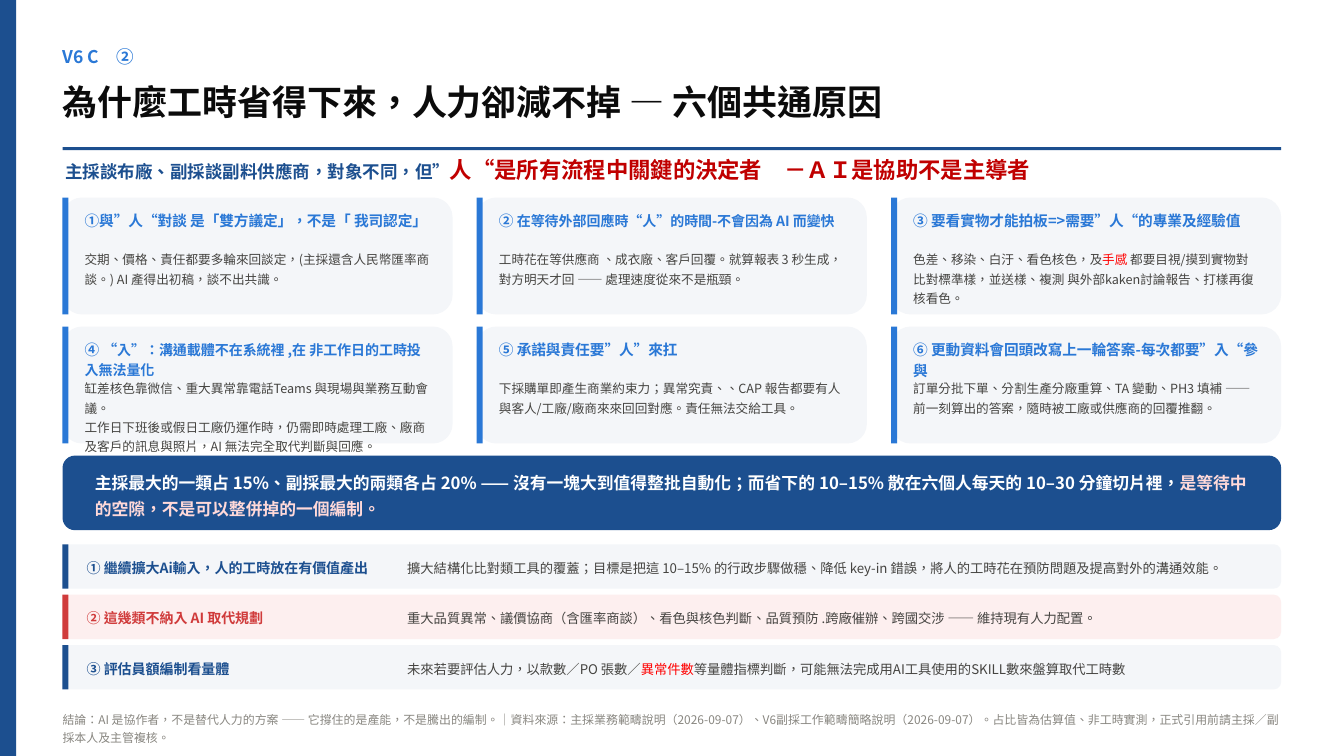
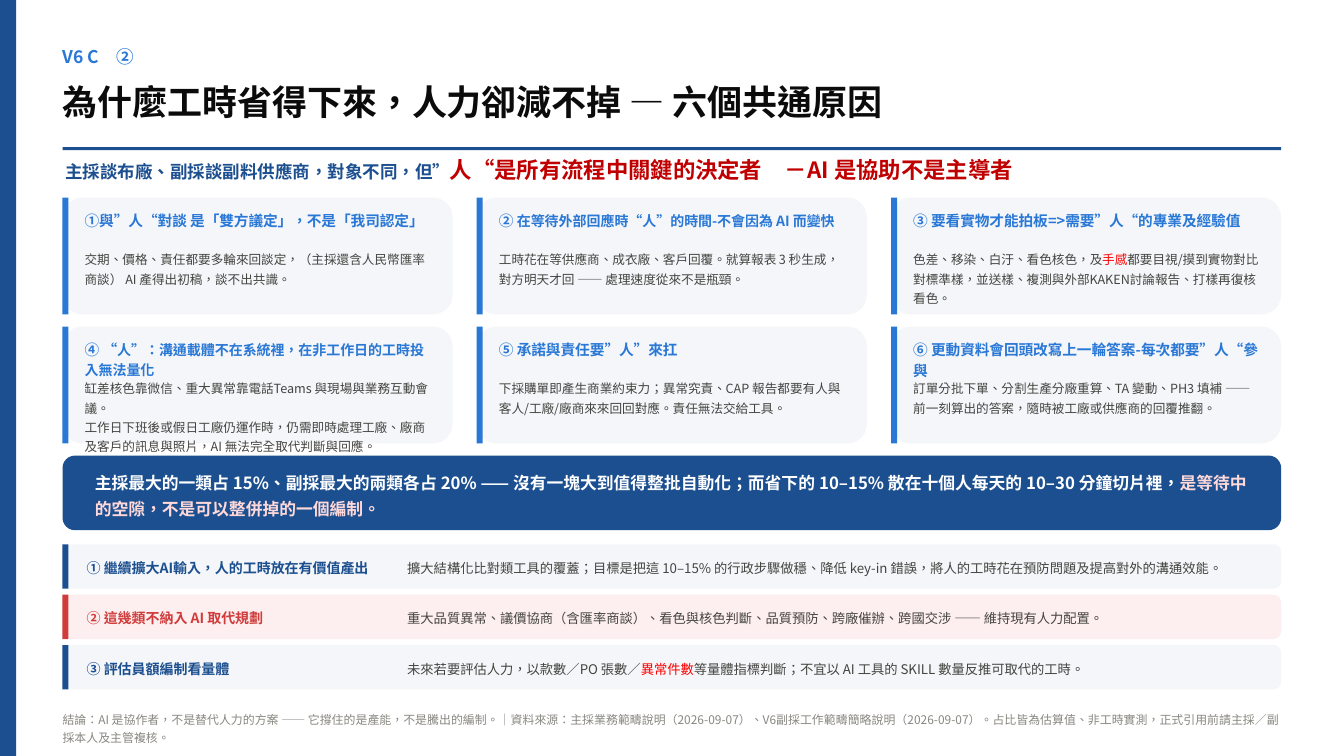
Before and after one commit to yc20054321-art/joyce, a slide deck: slide 2 of V6C_AI導入評估_20261105.pptx. Drawn at 1344x756 pixels with LibreOffice and Linux fonts; fonts in the diff are those of the drawing. Boxes give left, top, right and bottom in pixels: in the first picture for what was removed or moved away, otherwise in the second. Text is boxed around its words. In the diff, an @@ line names an element or a change of style, - is before the commit and + after.

```diff
--- a/V6C_AI導入評估_20261105.pptx
+++ b/V6C_AI導入評估_20261105.pptx
@@ text at [66,159,1013,180]: text changed @@
-主採談布廠、副採談副料供應商，對象不同，但”人“是所有流程中關鍵的決定者 －ＡＩ是協助不是主導者
+主採談布廠、副採談副料供應商，對象不同，但”人“是所有流程中關鍵的決定者 －AI 是協助不是主導者
@@ text at [85,213,424,228]: spaces changed @@
-①與”人“對談 是「雙方議定」，不是「 我司認定」
+①與”人“對談 是「雙方議定」，不是「我司認定」
@@ text at [85,253,425,285]: text changed @@
-交期、價格、責任都要多輪來回談定，(主採還含人民幣匯率商談。) AI 產得出初稿，談不出共識。
+交期、價格、責任都要多輪來回談定，（主採還含人民幣匯率商談） AI 產得出初稿，談不出共識。
@@ text at [499,253,839,285]: spaces changed @@
-工時花在等供應商 、成衣廠、客戶回覆。就算報表 3 秒生成，對方明天才回 —— 處理速度從來不是瓶頸。
+工時花在等供應商、成衣廠、客戶回覆。就算報表 3 秒生成，對方明天才回 —— 處理速度從來不是瓶頸。
@@ text at [913,253,1258,304]: text changed @@
-色差、移染、白汙、看色核色，及手感 都要目視/摸到實物對比對標準樣，並送樣、複測 與外部kaken討論報告、打樣再復核看色。
+色差、移染、白汙、看色核色，及手感都要目視/摸到實物對比對標準樣，並送樣、複測與外部KAKEN討論報告、打樣再復核看色。
@@ text at [85,342,425,377]: text changed @@
-④ “入”：溝通載體不在系統裡 ,在 非工作日的工時投入無法量化
+④ “人”：溝通載體不在系統裡，在非工作日的工時投入無法量化
@@ text at [913,342,1258,377]: text changed @@
-⑥ 更動資料會回頭改寫上一輪答案-每次都要”入“參與
+⑥ 更動資料會回頭改寫上一輪答案-每次都要”人“參與
@@ text at [499,382,840,415]: text changed @@
-下採購單即產生商業約束力；異常究責、、CAP 報告都要有人與客人/工廠/廠商來來回回對應。責任無法交給工具。
+下採購單即產生商業約束力；異常究責、CAP 報告都要有人與客人/工廠/廠商來來回回對應。責任無法交給工具。
@@ text at [95,474,1247,517]: text changed @@
-主採最大的一類占 15%、副採最大的兩類各占 20% —— 沒有一塊大到值得整批自動化；而省下的 10–15% 散在六個人每天的 10–30 分鐘切片裡，是等待中的空隙，不是可以整併掉的一個編制。
+主採最大的一類占 15%、副採最大的兩類各占 20% —— 沒有一塊大到值得整批自動化；而省下的 10–15% 散在十個人每天的 10–30 分鐘切片裡，是等待中的空隙，不是可以整併掉的一個編制。
@@ text at [87,561,369,575]: text changed @@
-① 繼續擴大Ai輸入，人的工時放在有價值產出
+① 繼續擴大AI輸入，人的工時放在有價值產出
@@ text at [407,612,1103,624]: text changed @@
-重大品質異常、議價協商（含匯率商談）、看色與核色判斷、品質預防 .跨廠催辦、跨國交涉 —— 維持現有人力配置。
+重大品質異常、議價協商（含匯率商談）、看色與核色判斷、品質預防、跨廠催辦、跨國交涉 —— 維持現有人力配置。
@@ text at [407,663,1084,675]: text changed @@
-未來若要評估人力，以款數／PO 張數／異常件數等量體指標判斷，可能無法完成用AI工具使用的SKILL數來盤算取代工時數
+未來若要評估人力，以款數／PO 張數／異常件數等量體指標判斷；不宜以 AI 工具的 SKILL 數量反推可取代的工時。
```
Also in this commit, not shown: 1 other slide changed, 1 other file.
